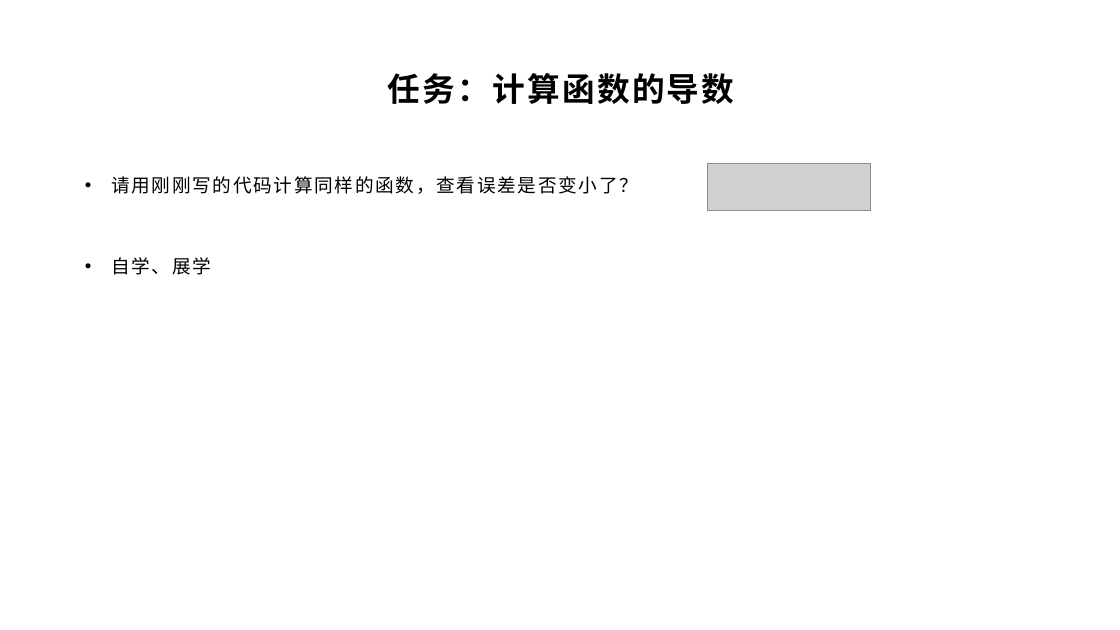
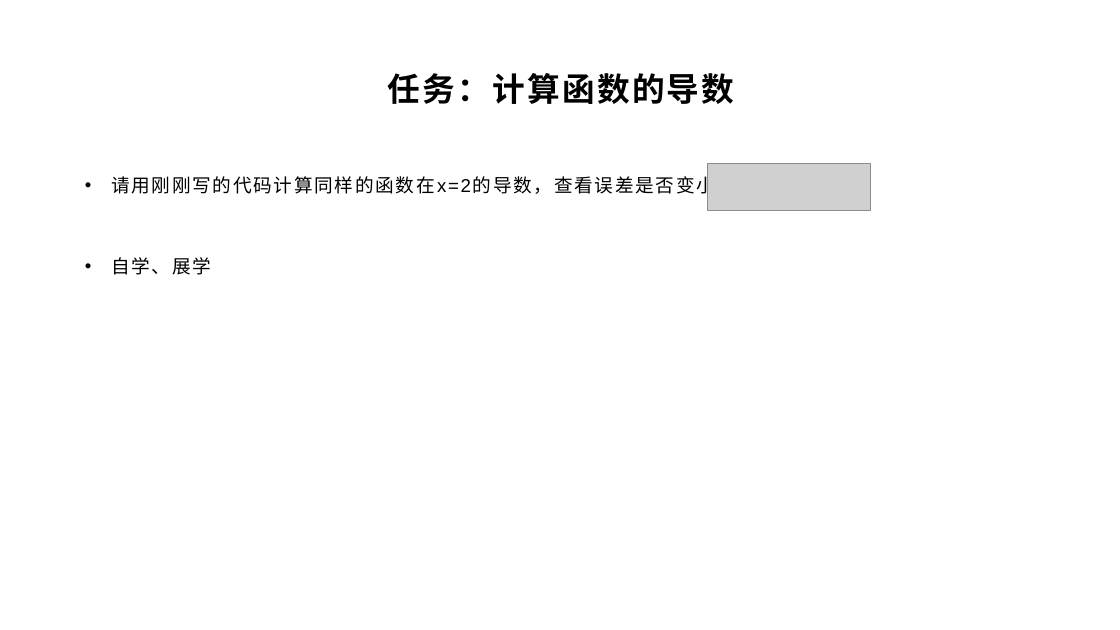
Before and after one commit to yyc-git/DeepLearningEdu, a slide deck: slide 11 of lessons/4_gradient_check/ppt/全连接层的梯度检查.pptx. Drawn at 1120x630 pixels with LibreOffice and Linux fonts; fonts in the diff are those of the drawing; grey boxes stand for pictures; background and template pictures are left out. Boxes give left, top, right and bottom in pixels: in the first picture for what was removed or moved away, otherwise in the second. Text is boxed around its words. In the diff, an @@ line names an element or a change of style, - is before the commit and + after.

```diff
--- a/lessons/4_gradient_check/ppt/全连接层的梯度检查.pptx
+++ b/lessons/4_gradient_check/ppt/全连接层的梯度检查.pptx
@@ text at <box>111,176,756,196</box>: text changed @@
-• 请用刚刚写的代码计算同样的函数，查看误差是否变小了？
+• 请用刚刚写的代码计算同样的函数在x=2的导数，查看误差是否变小了？
```
Also in this commit, not shown: 1 other slide changed, 1 other file.
